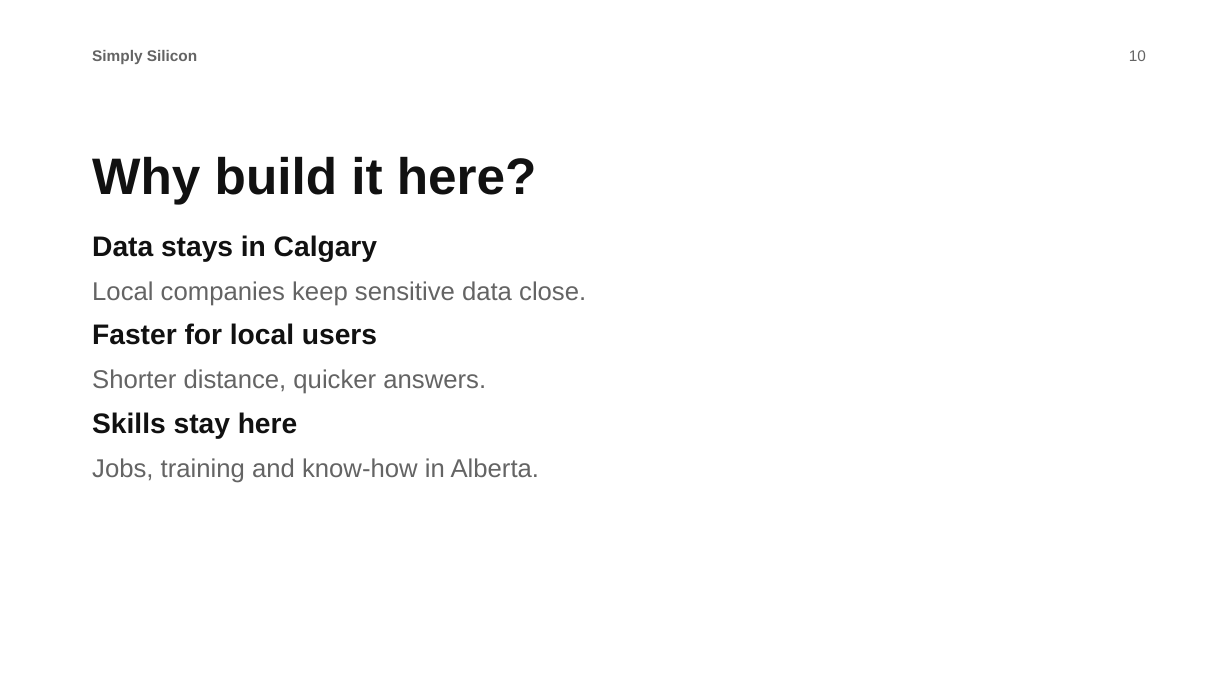
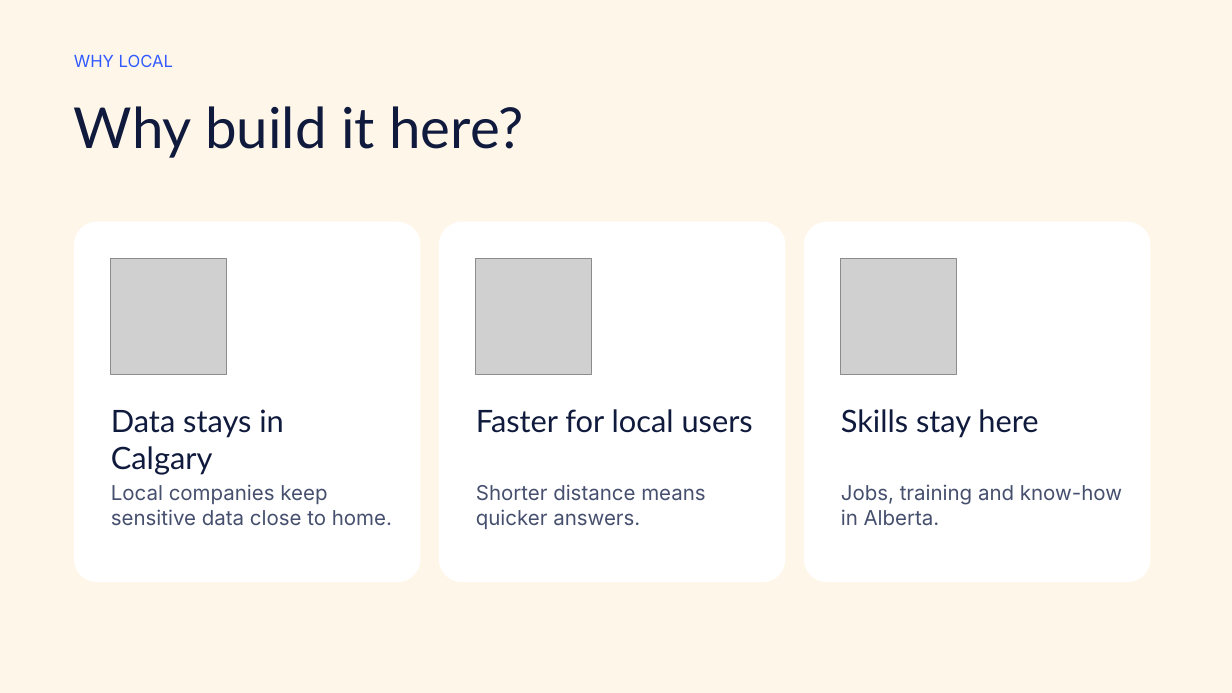
Before and after one commit to Kirubelabiyou/Simply-Silicon, a slide deck: slide 10 of plan-90day/event-presentation.pptx. Drawn at 1232x693 pixels with LibreOffice and Linux fonts; fonts in the diff are those of the drawing; grey boxes stand for pictures. Boxes give left, top, right and bottom in pixels: in the first picture for what was removed or moved away, otherwise in the second. Text is boxed around its words. In the diff, an @@ line names an element or a change of style, - is before the commit and + after.

```diff
--- a/plan-90day/event-presentation.pptx
+++ b/plan-90day/event-presentation.pptx
@@ background #FFFFFF to #FFF6EA @@
@@ text at (x1=74, y1=54, x2=173, y2=67): text changed; size 12 to 13 pt; font Arial to Inter; text colour #646464 to #2F5BFF; bold off @@
-Simply Silicon
+WHY LOCAL
@@ text removed at (x1=1129, y1=50, x2=1146, y2=61) @@
-10
@@ text added at (x1=74, y1=106, x2=523, y2=158), 44 pt, text #0F1A3C @@
+Why build it here?
@@ text removed at (x1=92, y1=156, x2=586, y2=483) @@
-Why build it here?
-Data stays in Calgary
-Local companies keep sensitive data close.
-Faster for local users
-Shorter distance, quicker answers.
-Skills stay here
-Jobs, training and know-how in Alberta.
@@ rounded rectangle added at (x1=74, y1=222, x2=421, y2=582), fill #FFFFFF @@
@@ rounded rectangle added at (x1=439, y1=222, x2=786, y2=582), fill #FFFFFF @@
@@ rounded rectangle added at (x1=804, y1=222, x2=1151, y2=582), fill #FFFFFF @@
@@ picture added at (x1=111, y1=259, x2=226, y2=374) @@
@@ picture added at (x1=476, y1=259, x2=592, y2=374) @@
@@ picture added at (x1=841, y1=259, x2=957, y2=374) @@
@@ text added at (x1=111, y1=409, x2=284, y2=475), 24 pt, text #0F1A3C @@
+Data stays in Calgary
@@ text added at (x1=476, y1=409, x2=753, y2=433), 24 pt, text #0F1A3C @@
+Faster for local users
@@ text added at (x1=841, y1=409, x2=1038, y2=438), 24 pt, text #0F1A3C @@
+Skills stay here
@@ text added at (x1=111, y1=484, x2=392, y2=526), 16 pt, text #46506E @@
+Local companies keep sensitive data close to home.
@@ text added at (x1=476, y1=484, x2=705, y2=529), 16 pt, text #46506E @@
+Shorter distance means quicker answers.
@@ text added at (x1=841, y1=484, x2=1122, y2=526), 16 pt, text #46506E @@
+Jobs, training and know-how in Alberta.
```
Also in this commit, not shown: 10 other slides changed, 1 slide added, 1 slide removed, 12 other files.
